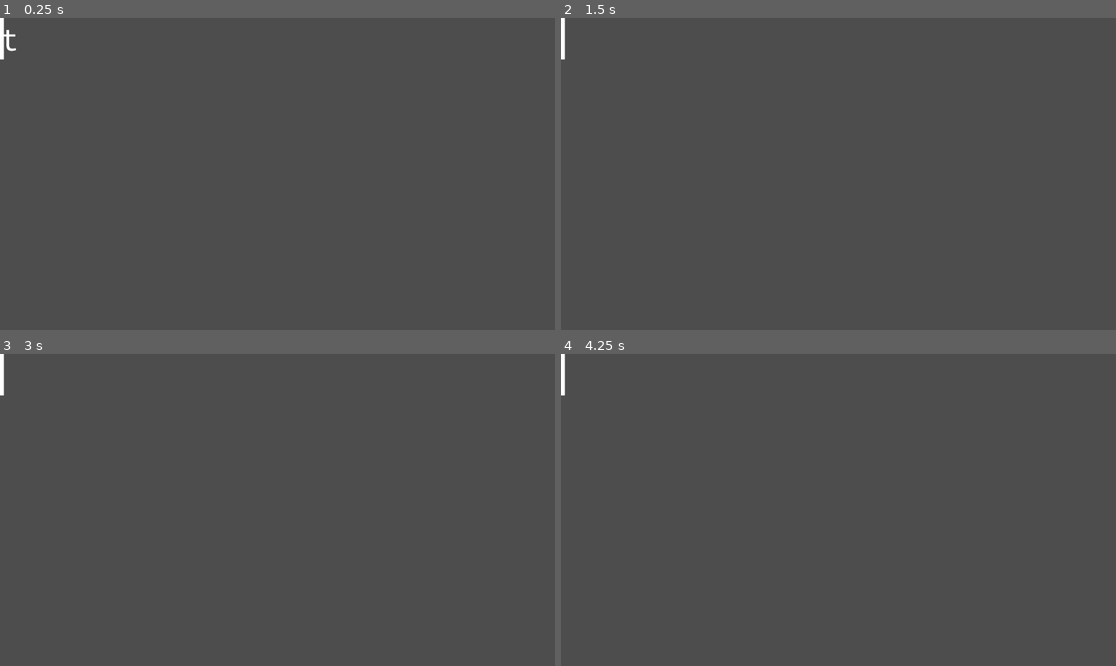
Above: before the commit, frames 1-4 (two rows, left to right).
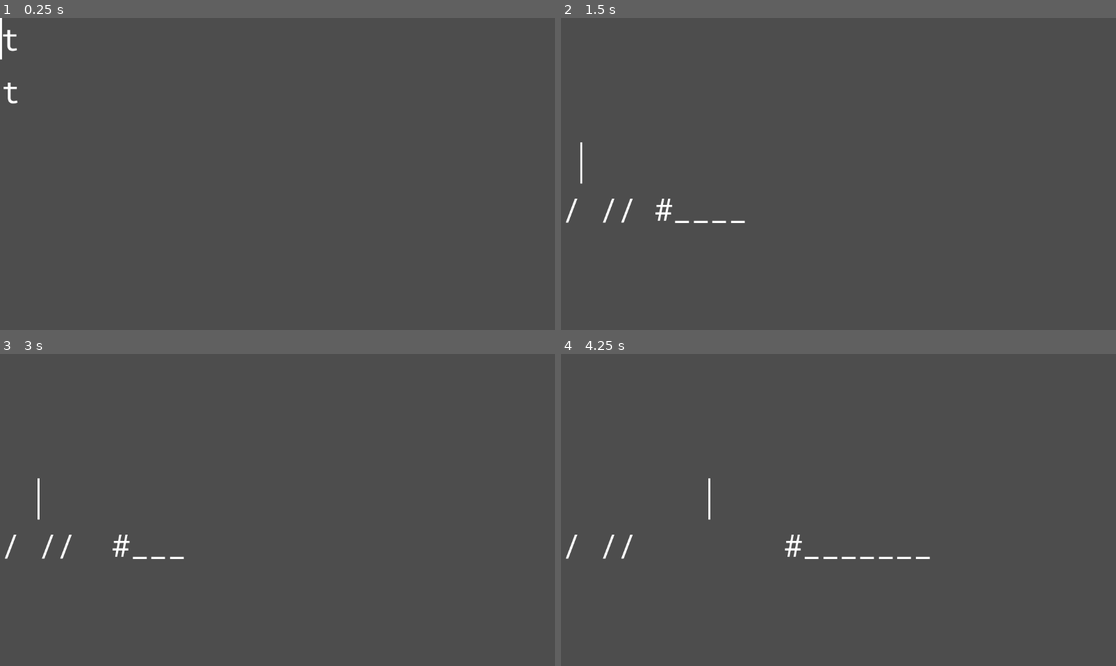
Above: after the commit, the same moments.

Repository: Hekkow/TextEditor
Game: Godot game, scene res://main.tscn
The game is run twice, just before and just after one commit, with the same random seed, the same clock (stepped at 60 frames per second) and the same inputs.
Inputs (mouse positions are in pixels of both pictures, inside the frame that each line leads up to):
- Up to frame 1 (0.25 s): no input
- Up to frame 2 (1.5 s): tap Enter at 0.5, 0.8, 1.35 s; hold Right 0.53-1.28 s; tap Delete at 0.6 s; click (838, 174) at 0.67 s; tap Space at 0.77, 1.07 s; move the mouse to (727, 189) at 1.27 s; hold Left from 1.28 s (still down); click (727, 189) at 1.42 s
- Up to frame 3 (3 s): tap Space at 1.52, 1.82, 2.75 s; tap Backspace at 1.55, 2.1 s; move the mouse to (333, 441) at 2.02 s; release Left at 2.03 s; hold Shift 2.03-2.78 s; hold Right from 2.03 s (still down); click (333, 441) at 2.17 s; move the mouse to (249, 572) at 2.77 s; tap Shift at 2.85 s; click (249, 572) at 2.92 s
- Up to frame 4 (4.25 s): tap Space at 3.02, 3.05, 3.32, 3.6, 3.77, 4.07 s; move the mouse to (1005, 556) at 3.52 s; release Right at 3.53 s; hold Left from 3.53 s (still down); click (1005, 556) at 3.67 s; tap Delete at 3.8 s

The runs differ from the first frame. In frame 1, 0.2% of the frame differs, in the area x 0-4%, y 0-28%; in frame 2, 0.5%; in frame 3, 0.4%; in frame 4, 0.5%, in the area x 0-67%, y 0-66%.

Commit message:
implemeted gap buffer

Diff:
--- /dev/null
+++ b/GapBuffer.gd
@@ -0,0 +1,95 @@
+extends Node
+class_name GapBuffer
+
+var buffer := []
+var max_gap_size := 10
+var buffer_size := max_gap_size
+var cursor_position := 0
+var right_start := max_gap_size-1
+var right_end := right_start
+var gap_size := max_gap_size
+
+func _init():
+	buffer.resize(buffer_size)
+
+func resize():
+	buffer_size += max_gap_size
+	buffer.resize(buffer_size)
+
+	gap_size = max_gap_size
+	shift_to_end()
+func end_of_text():
+	return buffer_size - gap_size
+
+func move_cursor(amount):
+	if cursor_position + amount < 0 or cursor_position + amount > end_of_text():
+		return false
+	cursor_position += amount
+	if amount < 0:
+		buffer[right_start] = buffer[cursor_position]
+		buffer[cursor_position] = null
+		right_start -= 1
+	else:
+		right_start += 1
+		buffer[cursor_position-1] = buffer[right_start]
+		buffer[right_start] = null
+	return true
+func set_cursor(new_cursor_position):
+	if cursor_position > new_cursor_position:
+		for i in range(cursor_position-1, new_cursor_position-1, -1):
+			buffer[right_start] = buffer[i]
+			buffer[i] = null
+			right_start -= 1
+	elif new_cursor_position > cursor_position:
+		for i in range(cursor_position+gap_size, new_cursor_position+gap_size):
+			buffer[right_start-gap_size+1] = buffer[i]
+			buffer[i] = null
+			right_start += 1
+	cursor_position = new_cursor_position
+
+func shift_to_end():
+	var j = 1
+	for i in range(right_end, right_start, -1):
+		buffer[buffer_size-j]=buffer[i]
+		buffer[i] = null
+		j+=1
+	right_start += max_gap_size
+	right_end = buffer_size - 1
+
+func move_and_resize_cursor(amount):
+	cursor_position += amount
+	if gap_size == 0:
+		resize()
+
+func insert(c):
+	buffer[cursor_position] = c
+	gap_size -= 1
+	move_and_resize_cursor(1)
+
+func backspace():
+	if cursor_position == 0:
+		return
+	buffer[cursor_position-1] = null
+	gap_size += 1
+	move_and_resize_cursor(-1)
+
+func delete():
+	if cursor_position == end_of_text():
+		return
+	buffer[right_start+1] = null
+	right_start += 1
+	gap_size += 1
+
+func pretty():
+	var s = ""
+	for i in buffer_size:
+		if buffer[i] != null: s += buffer[i]
+	return s
+func raw():
+	var s = ""
+	for i in buffer_size:
+		if buffer[i] == null: s += "_"
+		elif buffer[i] == '\n': s += '/'
+		else: s += buffer[i]
+	s[cursor_position] = "#"
+	return s
--- a/editor.gd
+++ b/editor.gd
@@ -1,53 +1,91 @@
 extends Control
 
-@onready var text_display = $Label
+@onready var text_display = $Text
+@onready var buffer_display = $BufferText
 @onready var cursor = $Cursor
 
-var text = []
-var font_size = 64
-var character_size
-var window_size
-var cursor_position = Vector2i(0, 0)
+var font_size := 64
+var character_size: Vector2
+var window_size: Vector2
+var gap_buffer: GapBuffer
 func _ready():
 	var font: FontFile = load("res://RobotoMono.ttf")
 	character_size = font.get_string_size("t", 0, -1, font_size)
 	window_size = get_viewport().get_visible_rect().size
-	cursor.size = Vector2(character_size.x/5, character_size.y)
+	cursor.size = Vector2(character_size.x/10, character_size.y)
+	gap_buffer = GapBuffer.new()
 
 func _gui_input(event):
 	if event is InputEventMouseButton:
 		if event.button_index == MOUSE_BUTTON_LEFT and event.pressed:
 			var pos = Vector2i(event.position/character_size)
-			prints(pos)
+			var text = gap_buffer.buffer
+			var current_size = 0
+			var counter = 0
+			var cursor_position = Vector2i(0, 0)
+			for i in range(len(text)):
+				current_size += character_size.x
+				if current_size > window_size.x or text[i] == '\n':
+					current_size = character_size.x
+					cursor_position.x = 0
+					cursor_position.y += 1
+					counter += 1
+					if cursor_position == pos:
+						break
+				if text[i] not in [null, '\n']:
+					cursor_position.x += 1
+					counter += 1
+					if cursor_position == pos:
+						break
+			gap_buffer.set_cursor(counter)
+			buffer_display.text = gap_buffer.raw()
+			update_cursor(cursor_position)
 
 func _input(event):
 	if event is InputEventKey and event.pressed:
 		if event.keycode == KEY_BACKSPACE:
-			text.pop_back()
+			gap_buffer.backspace()
+		if event.keycode == KEY_DELETE:
+			gap_buffer.delete()
+		elif event.keycode == KEY_SPACE:
+			gap_buffer.insert(" ")
+		elif event.keycode == KEY_ENTER:
+			gap_buffer.insert('\n')
+		elif event.keycode == KEY_LEFT:
+			gap_buffer.move_cursor(-1)
+		elif event.keycode == KEY_RIGHT:
+			gap_buffer.move_cursor(1)
 		elif 65 <= event.keycode and event.keycode <= 90:
 			var key = OS.get_keycode_string(event.keycode)
 			if not Input.is_key_pressed(KEY_SHIFT):
-				text.append(key.to_lower())
-			else:
-				text.append(key)
+				key = key.to_lower()
+			gap_buffer.insert(key)
 		display_text()
 
 func display_text():
+	var text = gap_buffer.buffer
 	var current_text = ""
 	var current_size = 0
-	var current_y = 0
-	var current_x = 0
+	var counter = 0
+	var cursor_position = Vector2i(0, 0)
 	for i in range(len(text)):
 		current_size += character_size.x
-		current_x += 1
-		if current_size > window_size.x:
+		if current_size > window_size.x or text[i] == '\n':
 			current_text += "\n"
 			current_size = character_size.x
-			current_y += 1
-			current_x = 1
-		current_text += text[i]
-		cursor_position = Vector2i(current_x, current_y)
+			if text[i] == '\n' and counter != gap_buffer.cursor_position:
+				cursor_position.x = 0
+				cursor_position.y += 1
+				counter += 1
+		if text[i] not in [null, '\n']:
+			current_text += text[i]
+			if counter != gap_buffer.cursor_position:
+				cursor_position.x += 1
+				counter += 1
 	text_display.text = current_text
-	update_cursor()
-func update_cursor():
-	cursor.position = Vector2(cursor_position)*character_size
+	buffer_display.text = gap_buffer.raw()
+	await get_tree().process_frame
+	buffer_display.position = text_display.position + Vector2(0, text_display.size.y)
+	update_cursor(cursor_position)
+func update_cursor(cursor_position):
+	cursor.position = text_display.position + Vector2(cursor_position)*character_size
--- a/main.tscn
+++ b/main.tscn
@@ -16,10 +16,11 @@
 grow_vertical = 2
 script = ExtResource("1_edbbb")
 
-[node name="Label" type="Label" parent="."]
+[node name="Text" type="Label" parent="."]
 layout_mode = 0
-offset_right = 40.0
-offset_bottom = 23.0
+offset_left = 2.0
+offset_right = 42.0
+offset_bottom = 86.0
 text = "t"
 label_settings = SubResource("LabelSettings_cnwes")
 
@@ -27,3 +28,12 @@
 layout_mode = 0
 offset_right = 40.0
 offset_bottom = 40.0
+
+[node name="BufferText" type="Label" parent="."]
+layout_mode = 0
+offset_left = 3.0
+offset_top = 109.0
+offset_right = 43.0
+offset_bottom = 195.0
+text = "t"
+label_settings = SubResource("LabelSettings_cnwes")
